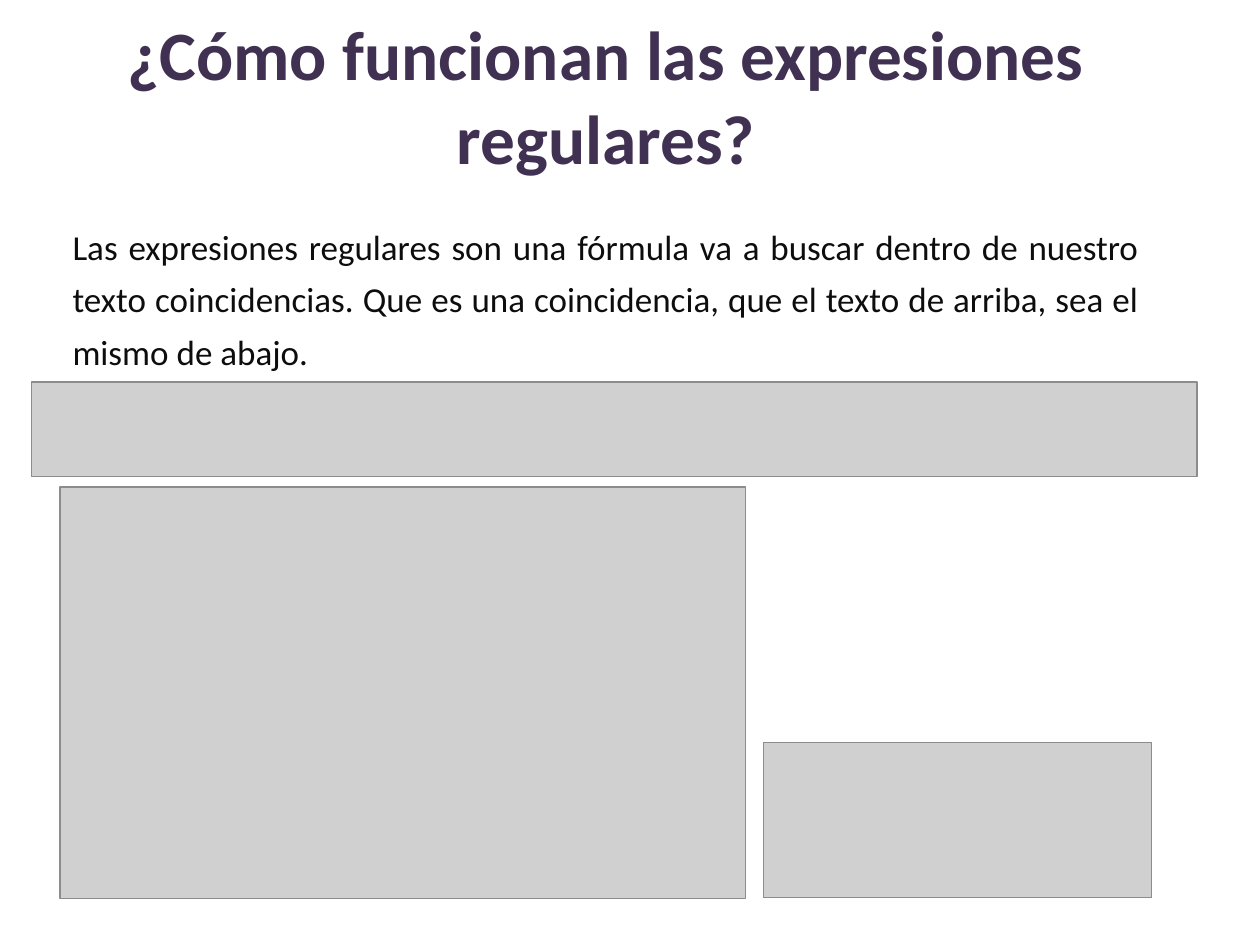
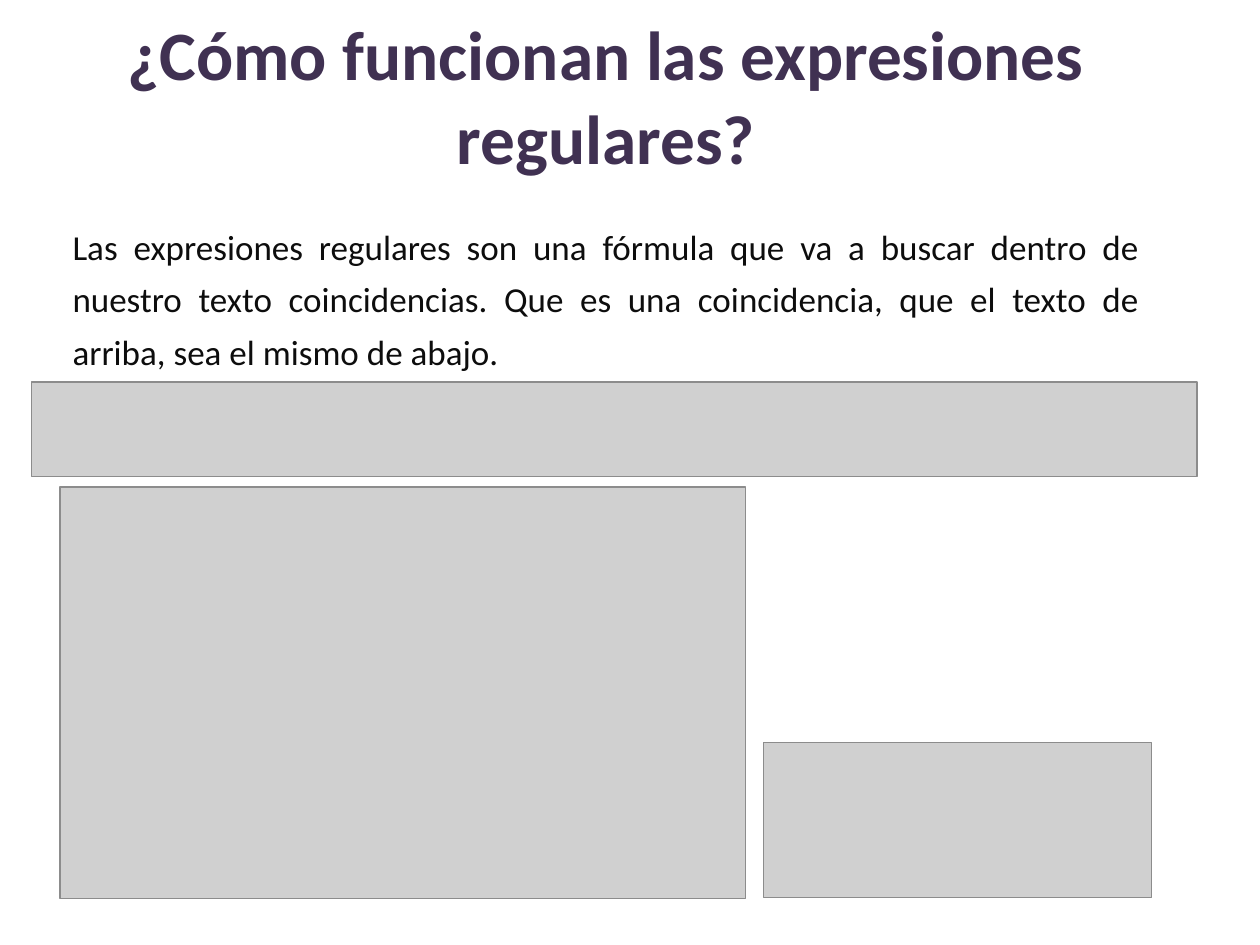
Before and after one commit to lizetheP/Analitica, a slide deck: slide 9 of CalendarioAgo24/presentaciones/18_Expresiones_regulares.pptx. Drawn at 1260x945 pixels with LibreOffice and Linux fonts; fonts in the diff are those of the drawing; grey boxes stand for pictures. Boxes give left, top, right and bottom in pixels: in the first picture for what was removed or moved away, otherwise in the second. Text is boxed around its words. In the diff, an @@ line names an element or a change of style, - is before the commit and + after.

```diff
--- a/CalendarioAgo24/presentaciones/18_Expresiones_regulares.pptx
+++ b/CalendarioAgo24/presentaciones/18_Expresiones_regulares.pptx
@@ text at <box>73,235,1138,371</box>: text changed @@
-Las expresiones regulares son una fórmula va a buscar dentro de nuestro texto coincidencias. Que es una coincidencia, que el texto de arriba, sea el mismo de abajo.
+Las expresiones regulares son una fórmula que va a buscar dentro de nuestro texto coincidencias. Que es una coincidencia, que el texto de arriba, sea el mismo de abajo.
```
Also in this commit, not shown: 9 other slides changed, 1 slide added, 13 other files.
